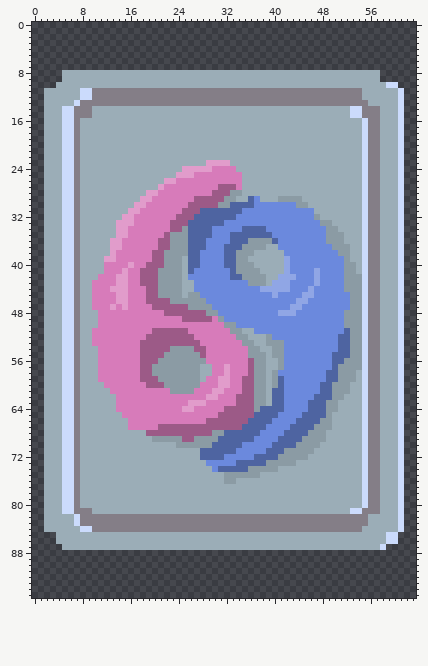
Pixel-art file, stored at assets/img/decrees/decree_file.aseprite. Above: the version before the commit.
64x96 pixels, 1 frame.
New version:
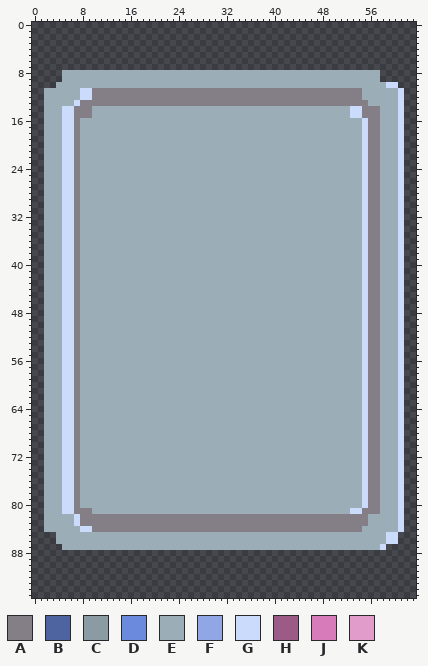
Palette (. is transparent): A #847e87  B #4e64a1  C #8b9ba4  D #6b89dd  E #9badb7  F #90a6e5  G #cbdbfc  H #9c5a87  J #d77bba  K #e19ccb
What changed:
layer "Nice" now hidden
y 23: x 29..32 KKKK -> EEEE
y 24: x 25..33 KKKKKJJJJ -> EEEEEEEEE
y 25: x 24..34 KKKJJJJJJJJ -> EEEEEEEEEEE
y 26: x 22..34 KKJJJJJJJJJJJ -> EEEEEEEEEEEEE
y 27: x 21..34 KJJJJJJJJJHHHJ -> EEEEEEEEEEEEEE
y 28: x 19..34 KKJJJJJJJJJHHHCC -> EEEEEEEEEEEEEEEE
y 29: x 18..33 KKJJJJJJJHHHHHCC -> EEEEEEEEEEEEEEEE; x 36..37 BD -> EE; x 41..44 CCCC -> EEEE
y 30: x 17..45 KKJJJJJJJHHHHHCCBBBBDDDDDDDCC -> EEEEEEEEEEEEEEEEEEEEEEEEEEEEE
y 31: x 16..46 KKJJJJJJJHHHBBBBBBBDDDDDDDDDDDD -> EEEEEEEEEEEEEEEEEEEEEEEEEEEEEEE
y 32: x 15..47 KKJJJJJJJHHHBBBBBBBDDDDDDDDDDDDDC -> EEEEEEEEEEEEEEEEEEEEEEEEEEEEEEEEE
y 33: x 14..49 KKKJJJJJJHHHBBBBBBDDDDDDDDDDDDDDDDCC -> EEEEEEEEEEEEEEEEEEEEEEEEEEEEEEEEEEEE
y 34: x 14..50 KKJJJJJJJHHCBBBBDDDDDBBBBDDDDDDDDDDCC -> EEEEEEEEEEEEEEEEEEEEEEEEEEEEEEEEEEEEE
y 35: x 14..51 KKJJJJJJHCCCBBBBDDDBBBBBBBDDDDDDDDDCCC -> EEEEEEEEEEEEEEEEEEEEEEEEEEEEEEEEEEEEEE
y 36: x 13..51 KKJJJJJJHHCCCBBBDDDDBBBCCCCBDDDDDDDDCCC -> EEEEEEEEEEEEEEEEEEEEEEEEEEEEEEEEEEEEEEE
y 37: x 13..38 KKJJJJJJHHCCCBBBDDDBBBCCCC -> EEEEEEEEEEEEEEEEEEEEEEEEEE; x 41..52 DDDDDDDDDCCC -> EEEEEEEEEEEE
y 38: x 13..36 KJJJJJJHHCCCCBBDDDDBBCCC -> EEEEEEEEEEEEEEEEEEEEEEEE; x 42..52 DDDDDDDDDCC -> EEEEEEEEEEE
y 39: x 12..24 KKJJJJJJHHCCC -> EEEEEEEEEEEEE; x 26..35 BBDDDDBBCC -> EEEEEEEEEE; x 42..52 FDDDDDDDDDC -> EEEEEEEEEEE
y 40: x 12..24 JJJJKJJHHHCCC -> EEEEEEEEEEEEE; x 26..36 BBDDDDBBCCC -> EEEEEEEEEEE; x 42..53 FDDDDDDDDDCC -> EEEEEEEEEEEE
y 41: x 12..24 JJJKJJHHHCCCC -> EEEEEEEEEEEEE; x 26..37 BDDDDDDBCCCC -> EEEEEEEEEEEE; x 42..53 FDDDDFDDDDCC -> EEEEEEEEEEEE
y 42: x 11..24 JJJKKJJHHHCCCC -> EEEEEEEEEEEEEE; x 26..38 DDDDDDDBBCCCC -> EEEEEEEEEEEEE; x 41..54 FFFDDDFDDDDCCC -> EEEEEEEEEEEEEE
y 43: x 10..24 JJJJKKJJHHHCCCC -> EEEEEEEEEEEEEEE; x 27..38 DDDDDDDDDCCC -> EEEEEEEEEEEE; x 40..54 FFFDDDDFDDDDCCC -> EEEEEEEEEEEEEEE
y 44: x 10..24 JJJKKKJJJHHCCCC -> EEEEEEEEEEEEEEE; x 27..54 DDDDDDDDDDDFFFFFDDDFDDDDDCCC -> EEEEEEEEEEEEEEEEEEEEEEEEEEEE
y 45: x 10..24 JJJJKKJJJHHCCCC -> EEEEEEEEEEEEEEE; x 26..54 CCDDDDDDDDDDDDFDDDDFFDDDDDDCC -> EEEEEEEEEEEEEEEEEEEEEEEEEEEEE
y 46: x 10..54 JJJJKKJJJHHHHCCCCCCDDDDDDDDDDDDDDDFFDDDDDDDCC -> EEEEEEEEEEEEEEEEEEEEEEEEEEEEEEEEEEEEEEEEEEEEE
y 47: x 10..54 JJJKJKJJJJHHHHHHCCCCDDDDDDDDDDDDDFFDDDDDDDDCC -> EEEEEEEEEEEEEEEEEEEEEEEEEEEEEEEEEEEEEEEEEEEEE
y 48: x 11..54 JJJJJJJJJJJHHHHHHHCCDDDDDDDDDDFFFDDDDDDDDCCC -> EEEEEEEEEEEEEEEEEEEEEEEEEEEEEEEEEEEEEEEEEEEE
y 49: x 11..54 JJJJJJJJJJJJJJHHHHHJCDDDDDDDDDDDDDDDDDDDDCCC -> EEEEEEEEEEEEEEEEEEEEEEEEEEEEEEEEEEEEEEEEEEEE
y 50: x 11..54 JJJJJJJJJJJJJJJJJJJJJCCDDDDDDDDDDDDDDDDDDCCC -> EEEEEEEEEEEEEEEEEEEEEEEEEEEEEEEEEEEEEEEEEEEE
y 51: x 10..34 JJJJJJJJJJHHHHHHJJJJJJJCC -> EEEEEEEEEEEEEEEEEEEEEEEEE; x 37..54 DDDDDDDDDDDDDDDBCC -> EEEEEEEEEEEEEEEEEE
y 52: x 10..35 JJJJJJJJJHHHHHHHHJJJJJJJCC -> EEEEEEEEEEEEEEEEEEEEEEEEEE; x 39..54 CDDDDDDDDDDDBBCC -> EEEEEEEEEEEEEEEE
y 53: x 10..36 JJJJJJJJHHHHHHHHHHJJJJJJJCC -> EEEEEEEEEEEEEEEEEEEEEEEEEEE; x 39..54 CCCDDDDDDDDDBBCC -> EEEEEEEEEEEEEEEE
y 54: x 11..37 JJJJJJJHHHHHCCCCHHJJJJJJJCC -> EEEEEEEEEEEEEEEEEEEEEEEEEEE; x 40..54 CCDDDDDDDDDBBCC -> EEEEEEEEEEEEEEE
y 55: x 11..38 JJJJJJJHHHHCCCCCCHJJJJJJJCCC -> EEEEEEEEEEEEEEEEEEEEEEEEEEEE; x 40..54 CCDDDDDDDDBBBCC -> EEEEEEEEEEEEEEE
y 56: x 11..38 JJJJJJJHHHCCCCCCCCJJJJJJJHCC -> EEEEEEEEEEEEEEEEEEEEEEEEEEEE; x 41..54 CDDDDDDDDBBCCC -> EEEEEEEEEEEEEE
y 57: x 11..27 JJJJJJJHHCCCCCCCC -> EEEEEEEEEEEEEEEEE; x 30..38 JJKJJJHCC -> EEEEEEEEE; x 41..54 CDDDDDDDDBCCCC -> EEEEEEEEEEEEEE
y 58: x 11..27 JJJJJJJHHCCCCCCCC -> EEEEEEEEEEEEEEEEE; x 30..38 JJKJJJHCC -> EEEEEEEEE; x 40..53 CDDDDDDDDBBCCC -> EEEEEEEEEEEEEE
y 59: x 11..27 JJJJJJJHHHCCCCCCC -> EEEEEEEEEEEEEEEEE; x 29..38 JJKKJJHHCC -> EEEEEEEEEE; x 40..53 CBDDDDDDDBBCCC -> EEEEEEEEEEEEEE
y 60: x 12..38 JJJJJJJHHHCCCCCCJJJKKJJHHCC -> EEEEEEEEEEEEEEEEEEEEEEEEEEE; x 40..52 CBDDDDDDBBCCC -> EEEEEEEEEEEEE
y 61: x 13..38 JJJJJJJJJJCCCCJJJKKJJJHHCC -> EEEEEEEEEEEEEEEEEEEEEEEEEE; x 40..52 BBDDDDDDBBCCC -> EEEEEEEEEEEEE
y 62: x 14..38 JJJJJJJJJJJJJJJKKJJJHHHCC -> EEEEEEEEEEEEEEEEEEEEEEEEE; x 40..51 BBDDDDDBBBCC -> EEEEEEEEEEEE
y 63: x 14..38 JJJJJJJJJJJJKKKJJJJJHHHCC -> EEEEEEEEEEEEEEEEEEEEEEEEE; x 40..50 BBDDDDBBBCC -> EEEEEEEEEEE
y 64: x 14..50 JJJJJJJJJJJKKJJJJJHHHHHCBBBBDDDDBBBCC -> EEEEEEEEEEEEEEEEEEEEEEEEEEEEEEEEEEEEE
y 65: x 15..49 JJJJJJJJJJJJJJJJHHHHHHBBBBDDDDBBBBC -> EEEEEEEEEEEEEEEEEEEEEEEEEEEEEEEEEEE
y 66: x 16..49 JJJJJJJJJJJJJHHHHHHHBBBBDDDDBBBBCC -> EEEEEEEEEEEEEEEEEEEEEEEEEEEEEEEEEE
y 67: x 16..49 JJJJJHHHHHHHHHHHHHHBBBBDDDDBBBBCCC -> EEEEEEEEEEEEEEEEEEEEEEEEEEEEEEEEEE
y 68: x 19..48 HHHHHHHHHHHCCBBBBBBDDDDBBBBCCC -> EEEEEEEEEEEEEEEEEEEEEEEEEEEEEE
y 69: x 20..48 CCCCCHHCCCCBBBBBBDDDDBBBBCCCC -> EEEEEEEEEEEEEEEEEEEEEEEEEEEEE
y 70: x 24..47 CCCCCCBBBBBDDDDDBBBBCCCC -> EEEEEEEEEEEEEEEEEEEEEEEE
y 71: x 28..46 BBBBBBDDDDDBBBCCCCC -> EEEEEEEEEEEEEEEEEEE
y 72: x 28..45 BBBBDDDDDBBBBCCCCC -> EEEEEEEEEEEEEEEEEE
y 73: x 29..43 DDDDDBBBBBCCCCC -> EEEEEEEEEEEEEEE
y 74: x 30..40 DBBBBBCCCCC -> EEEEEEEEEEE
y 75: x 32..37 CCCCCC -> EEEEEE
y 76: x 32..33 CC -> EE
